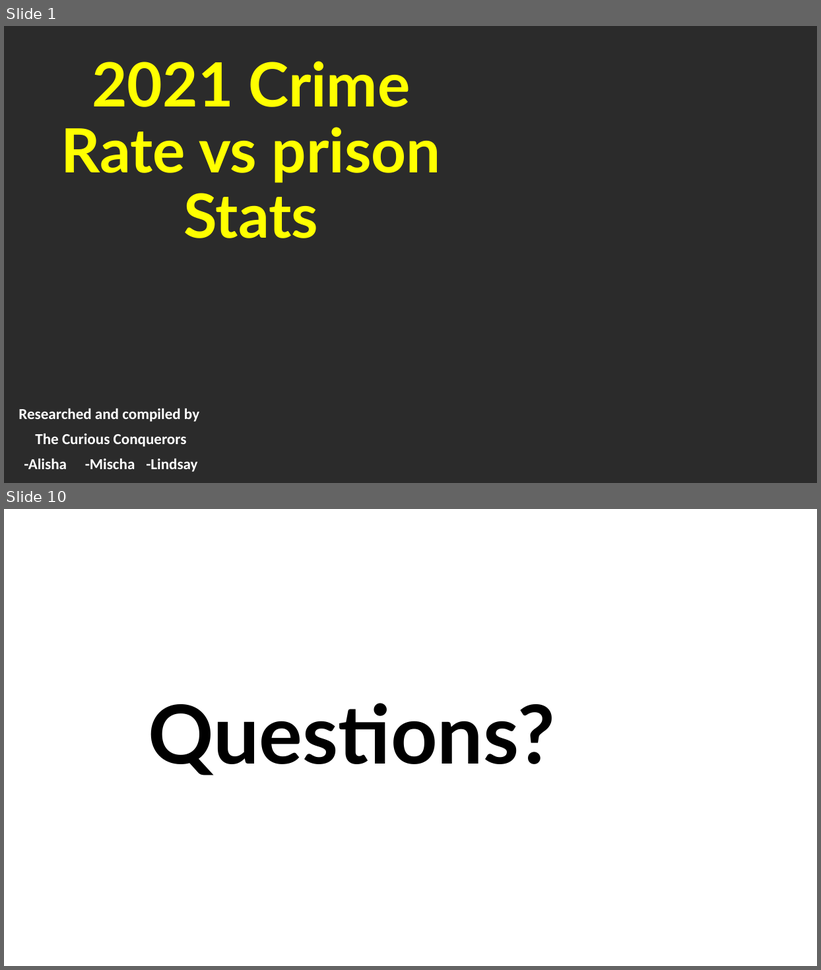
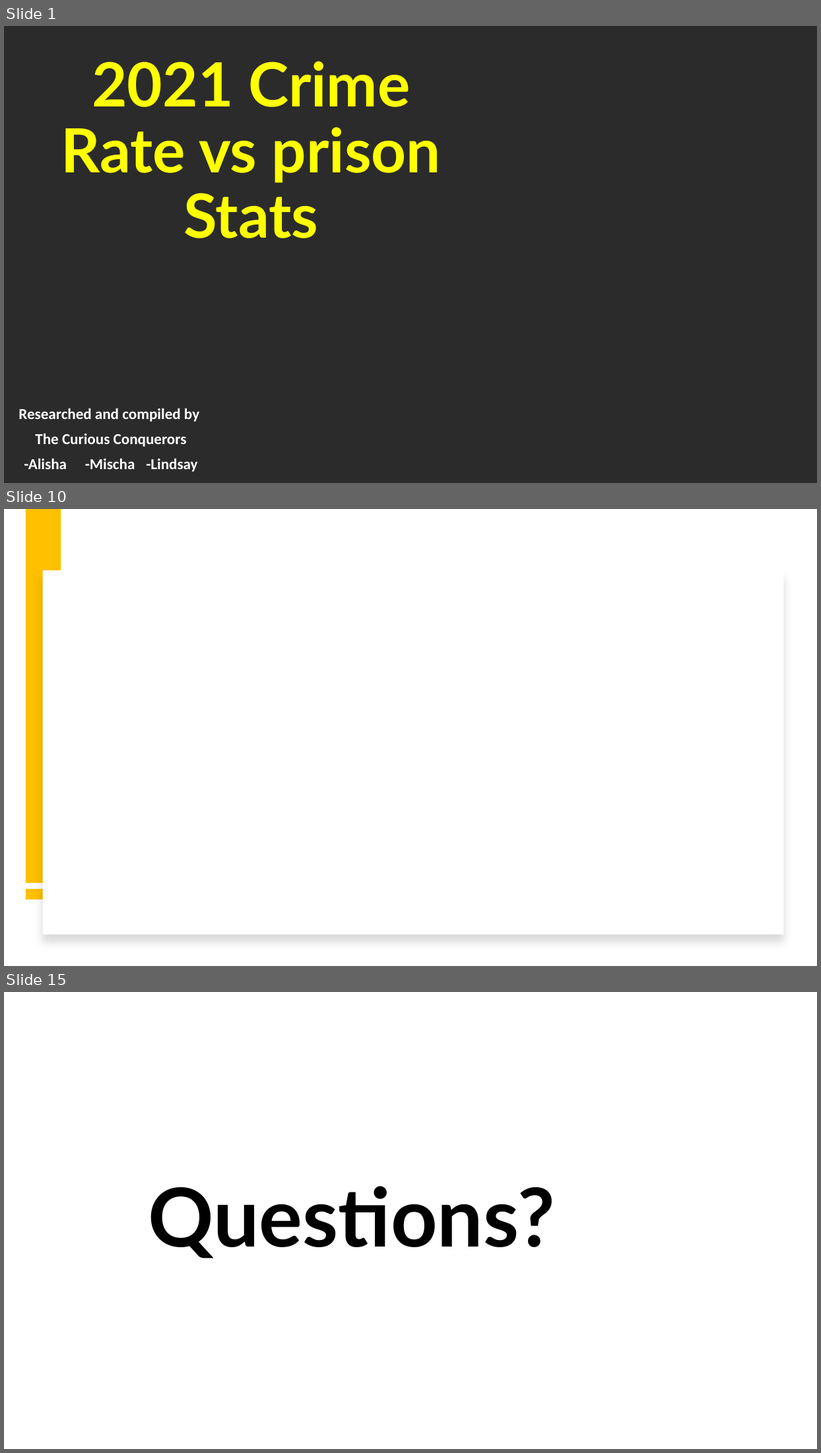
Before and after one commit to Mt122606/Curous-Conquers-, a slide deck: CuriousConquersProject/ProjectPowerpoint.pptx. Shown one above the other, each under a label of ours: slides 1 and 10 before the commit, slides 1, 10 and 15 after it; the slides between them are not shown. The pictures are 821x970 and 821x1453 pixels, drawn with LibreOffice and Linux fonts; fonts in the diff are those of the drawing; background and template pictures are left out; a plain dark background stands for a picture behind light text. Boxes give left, top, right and bottom in pixels: in the first picture for what was removed or moved away, otherwise in the second. Text is boxed around its words. In the diff, an @@ line names an element or a change of style, - is before the commit and + after.

```diff
--- a/CuriousConquersProject/ProjectPowerpoint.pptx
+++ b/CuriousConquersProject/ProjectPowerpoint.pptx
@@ slide 10 added at [4,509,817,966], background #FFFFFF @@
@@ rectangle added at [26,509,61,883], fill #FFC000 @@
@@ rectangle added at [42,570,783,935], fill #FFFFFF @@
@@ rectangle added at [26,889,61,900], fill #FFC000 @@
@@ what was slide 10 is now slide 15 @@
```
Also in this commit, not shown: 7 slides changed, 5 other slides added, 1 slide removed.
